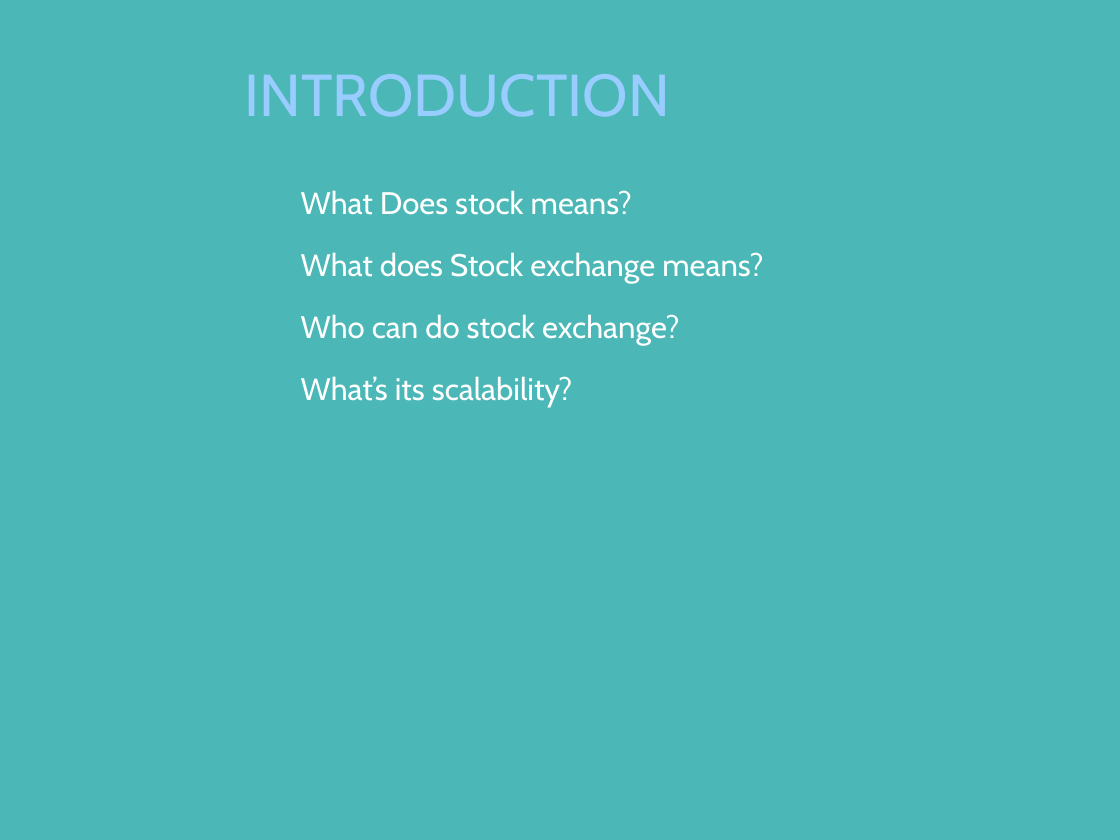
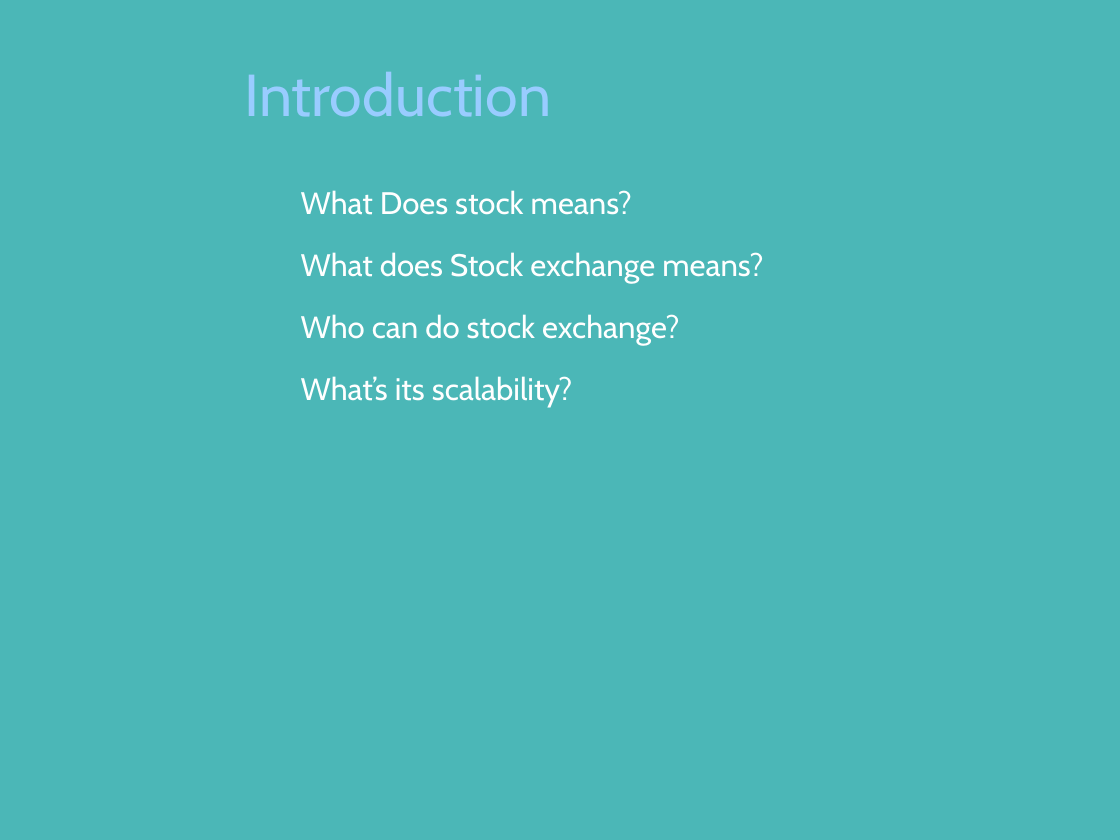
Before and after one commit to vishwakulkarni/India-hacks, a slide deck: slide 2 of Working IndiaHacks/BULL STOCK.pptx. Drawn at 1120x840 pixels with LibreOffice and Linux fonts; fonts in the diff are those of the drawing; background and template pictures are left out. Boxes give left, top, right and bottom in pixels: in the first picture for what was removed or moved away, otherwise in the second. Text is boxed around its words. In the diff, an @@ line names an element or a change of style, - is before the commit and + after.

```diff
--- a/Working IndiaHacks/BULL STOCK.pptx
+++ b/Working IndiaHacks/BULL STOCK.pptx
@@ title at bbox=[245, 72, 552, 117]: text changed @@
-INTRODUCTION
+Introduction
```
Also in this commit, not shown: 4 other slides changed, 2 slides added, 5 slides removed.
